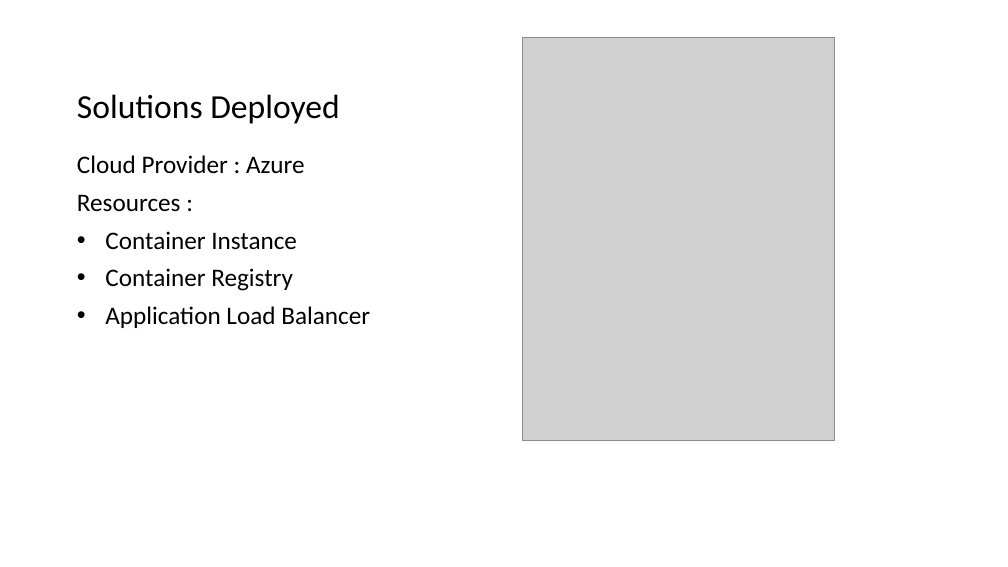
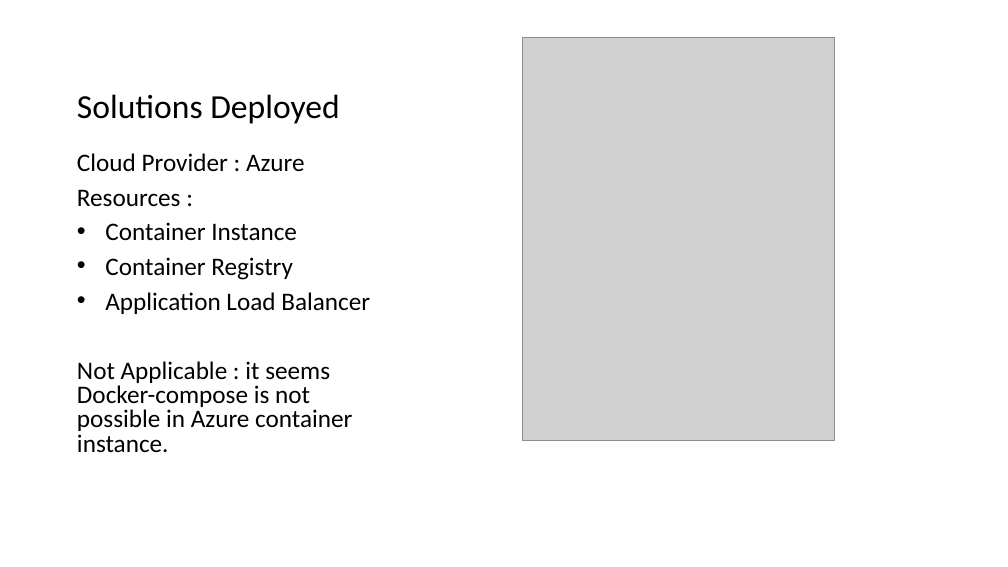
Before and after one commit to kgopi1/umsl, a slide deck: slide 3 of Presentation1.pptx (slide 2 before the commit). Drawn at 1008x567 pixels with LibreOffice and Linux fonts; fonts in the diff are those of the drawing; grey boxes stand for pictures. Boxes give left, top, right and bottom in pixels: in the first picture for what was removed or moved away, otherwise in the second. Text is boxed around its words. In the diff, an @@ line names an element or a change of style, - is before the commit and + after.

```diff
--- a/Presentation1.pptx
+++ b/Presentation1.pptx
@@ text at box(77, 153, 370, 314): line spacing 0.9 to 0.8 @@
@@ text at box(77, 361, 352, 453): paragraph added @@
+Not Applicable : it seems Docker-compose is not possible in Azure container instance.
```
Also in this commit, not shown: 1 other slide changed, 1 slide added, 1 other file.
